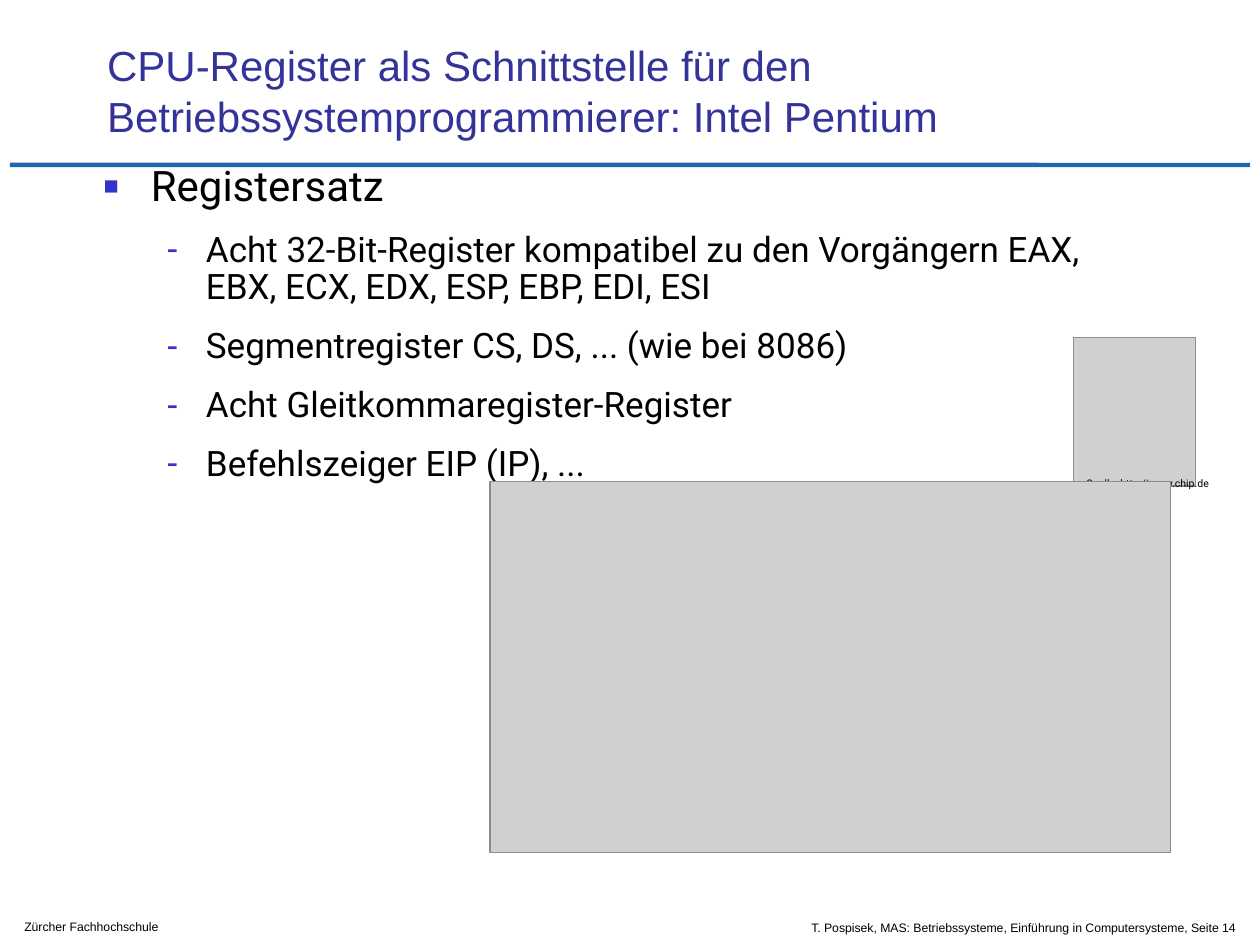
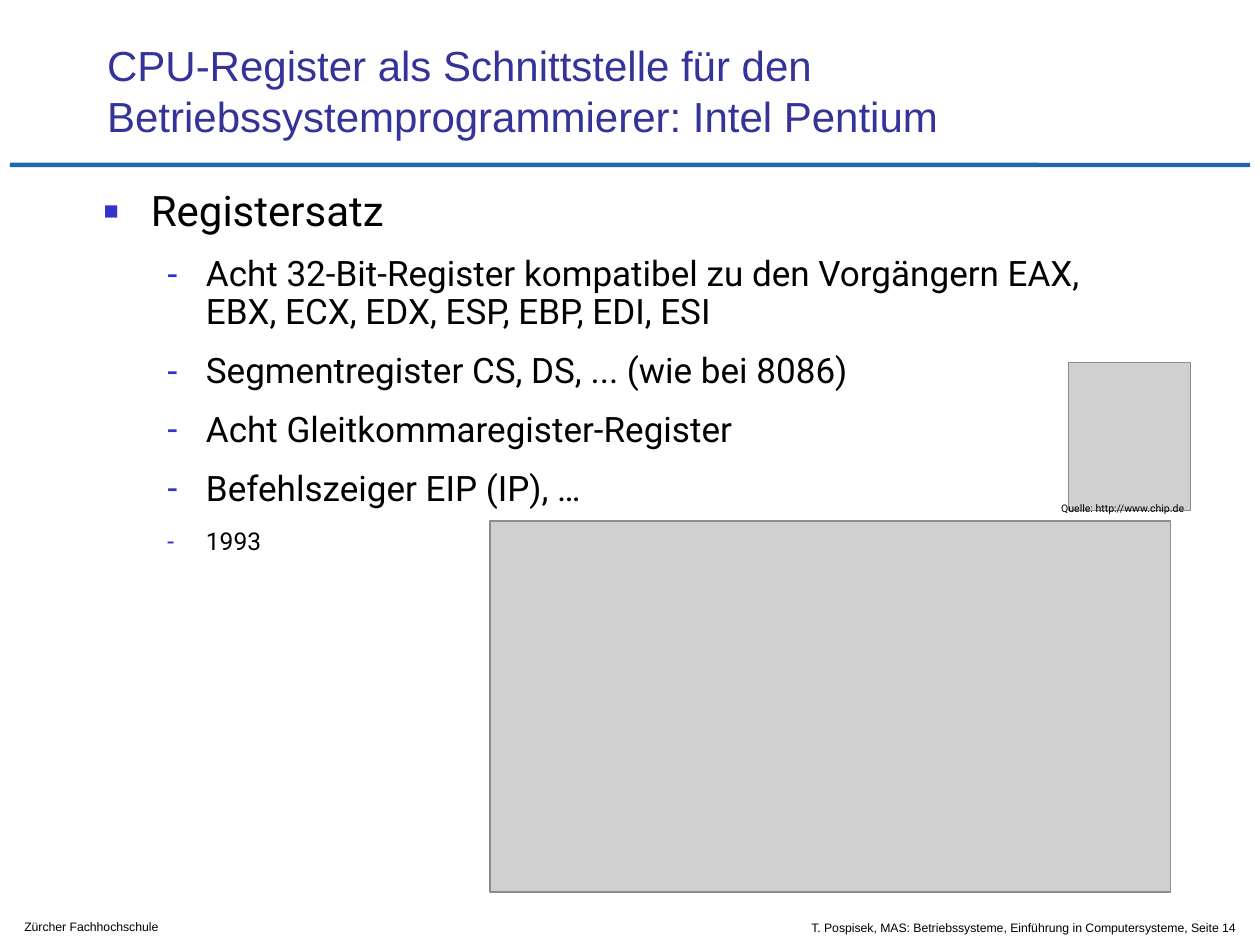
Before and after one commit to tpo/betriebssysteme, a slide deck: slide 14 of 01-1_Einführung_in_Computersysteme.odp. Drawn at 1260x945 pixels with LibreOffice and Linux fonts; fonts in the diff are those of the drawing; grey boxes stand for pictures; background and template pictures are left out. Boxes give left, top, right and bottom in pixels: in the first picture for what was removed or moved away, otherwise in the second. Text is boxed around its words. In the diff, an @@ line names an element or a change of style, - is before the commit and + after.

```diff
--- a/01-1_Einführung_in_Computersysteme.odp
+++ b/01-1_Einführung_in_Computersysteme.odp
@@ text "Registersatz": place and size @@
-text "Registersatz" at (151,163,1080,485)
+text "Registersatz" at (151,195,1080,509)
@@ picture: place and size @@
-picture at (1074,338,1196,486)
+picture at (1068,362,1191,510)
@@ text at (206,473,549,509): text changed @@
-  – Befehlszeiger EIP (IP), ...
+  – Befehlszeiger EIP (IP), …
+  – 1993
@@ text "Quelle: http://www.chip.de": place and size @@
-text "Quelle: http://www.chip.de" at (1086,478,1208,491)
+text "Quelle: http://www.chip.de" at (1061,503,1184,516)
@@ picture: place and size @@
-picture at (490,481,1171,852)
+picture at (490,520,1171,891)
```
Also in this commit, not shown: 3 other slides changed.
